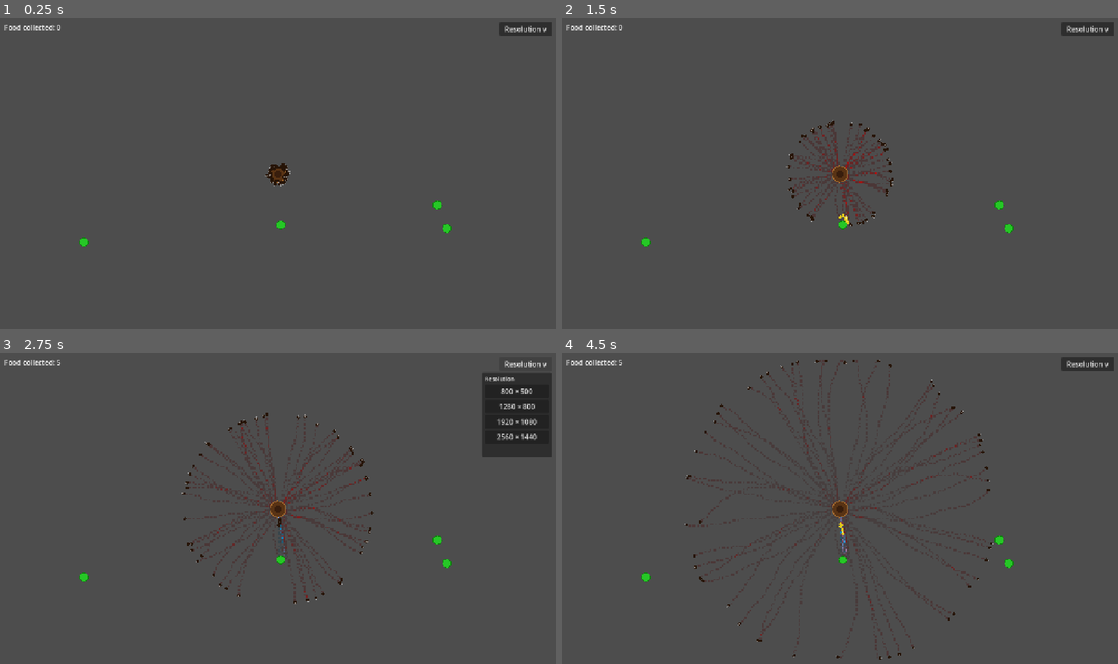
Above: before the commit, frames 1-4 (two rows, left to right).
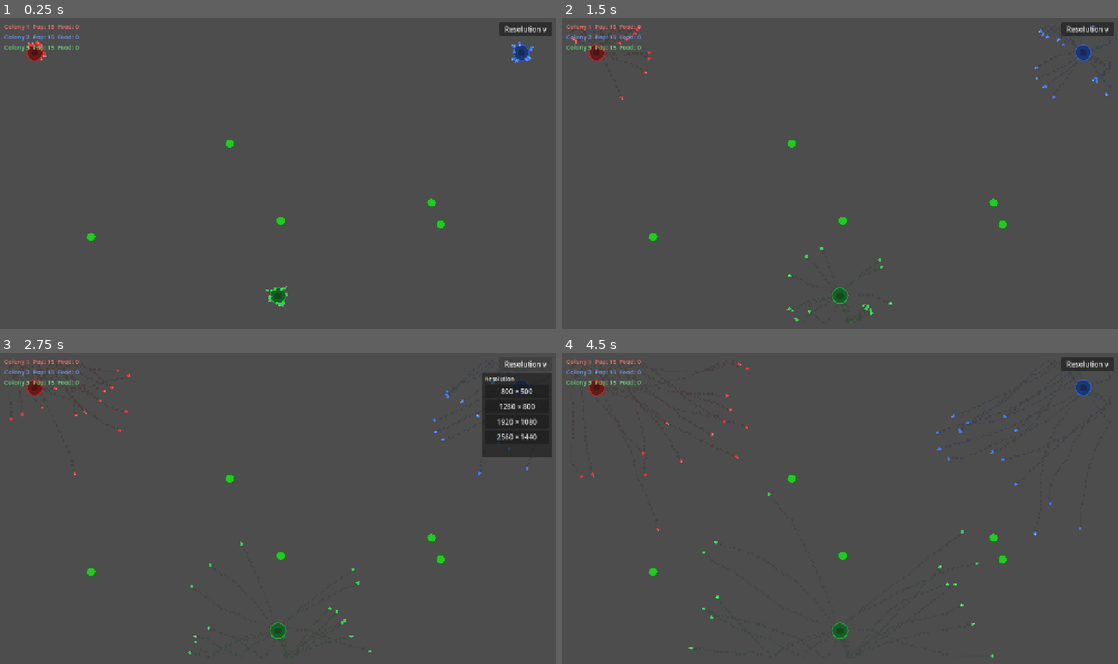
Above: after the commit, the same moments.

Repository: JustinBraben/the_colony
Game: Godot game, scene res://scenes/main.tscn
The game is run twice, just before and just after one commit, with the same random seed, the same clock (stepped at 60 frames per second) and the same inputs.
Inputs:
- Up to frame 1 (0.25 s): no input
- Up to frame 2 (1.5 s): click "Resolution v" at 0.5 s; click "800 × 500" at 1.25 s
- Up to frame 3 (2.75 s): click "Resolution v" at 2 s
- Up to frame 4 (4.5 s): click "1280 × 800" at 2.75 s; click "Resolution v" at 3.5 s; click "1920 × 1080" at 4.25 s

The runs differ from the first frame. In frame 1, 1.4% of the frame differs, in the area x 0-96%, y 1-93%; in frame 2, 1.8%; in frame 3, 1.8%; in frame 4, 2.0%, in the area x 0-96%, y 1-99%.

Commit message:
multiple colonies

Diff:
--- a/scenes/main.tscn
+++ b/scenes/main.tscn
@@ -1,8 +1,7 @@
-[gd_scene load_steps=5 format=3 uid="uid://colony_main1"]
+[gd_scene load_steps=4 format=3 uid="uid://colony_main1"]
 
 [ext_resource type="Script" path="res://scripts/main.gd" id="1_mainscr"]
 [ext_resource type="Script" path="res://scripts/pheromone_map.gd" id="2_pmapscr"]
-[ext_resource type="Script" path="res://scripts/colony.gd" id="3_colscr"]
 [ext_resource type="Script" path="res://scripts/resolution_menu.gd" id="4_resmenu"]
 
 [node name="Main" type="Node2D"]
@@ -11,8 +10,7 @@
 [node name="PheromoneMap" type="Node2D" parent="."]
 script = ExtResource("2_pmapscr")
 
-[node name="Colony" type="Node2D" parent="."]
-script = ExtResource("3_colscr")
+[node name="Colonies" type="Node2D" parent="."]
 
 [node name="FoodSources" type="Node2D" parent="."]
 
@@ -20,13 +18,11 @@
 
 [node name="UI" type="CanvasLayer" parent="."]
 
-[node name="Label" type="Label" parent="UI"]
+[node name="ColonyStats" type="VBoxContainer" parent="UI"]
 offset_left = 10.0
 offset_top = 10.0
-offset_right = 260.0
-offset_bottom = 38.0
-text = "Food collected: 0"
-theme_override_font_sizes/font_size = 16
+offset_right = 280.0
+offset_bottom = 80.0
 
 [node name="ResolutionMenu" type="Control" parent="UI"]
 anchor_right = 1.0
--- a/scripts/ant.gd
+++ b/scripts/ant.gd
@@ -1,3 +1,4 @@
+class_name Ant
 extends Node2D
 
 enum State { SEARCHING, RETURNING }
@@ -14,6 +15,8 @@
 var direction: float = 0.0
 var pheromone_map: Node2D = null
 var colony_position: Vector2 = Vector2.ZERO
+var colony_id: int = 0
+var colony_color: Color = Color.WHITE
 
 var _pheromone_timer: float = 0.0
 
@@ -51,13 +54,13 @@
 	var right_val: float
 
 	if state == State.SEARCHING:
-		left_val = pheromone_map.sample_food_pheromone(left_pos)
-		fwd_val = pheromone_map.sample_food_pheromone(fwd_pos)
-		right_val = pheromone_map.sample_food_pheromone(right_pos)
+		left_val = pheromone_map.sample_food_pheromone(left_pos, colony_id)
+		fwd_val = pheromone_map.sample_food_pheromone(fwd_pos, colony_id)
+		right_val = pheromone_map.sample_food_pheromone(right_pos, colony_id)
 	else:
-		left_val = pheromone_map.sample_home_pheromone(left_pos)
-		fwd_val = pheromone_map.sample_home_pheromone(fwd_pos)
-		right_val = pheromone_map.sample_home_pheromone(right_pos)
+		left_val = pheromone_map.sample_home_pheromone(left_pos, colony_id)
+		fwd_val = pheromone_map.sample_home_pheromone(fwd_pos, colony_id)
+		right_val = pheromone_map.sample_home_pheromone(right_pos, colony_id)
 
 	if fwd_val >= left_val and fwd_val >= right_val:
 		pass  # continue straight
@@ -97,9 +100,9 @@
 	if _pheromone_timer >= PHEROMONE_INTERVAL:
 		_pheromone_timer = 0.0
 		if state == State.SEARCHING:
-			pheromone_map.add_home_pheromone(global_position, PHEROMONE_STRENGTH)
+			pheromone_map.add_home_pheromone(global_position, PHEROMONE_STRENGTH, colony_id)
 		else:
-			pheromone_map.add_food_pheromone(global_position, PHEROMONE_STRENGTH)
+			pheromone_map.add_food_pheromone(global_position, PHEROMONE_STRENGTH, colony_id)
 
 
 func pick_up_food() -> void:
@@ -113,8 +116,7 @@
 
 
 func _draw() -> void:
-	var body_color := Color(0.9, 0.8, 0.1) if state == State.RETURNING else Color(0.15, 0.08, 0.03)
+	var body_color := colony_color.lightened(0.45) if state == State.RETURNING else colony_color
 	draw_circle(Vector2.ZERO, 3.5, body_color)
-	# Direction indicator
 	var tip := Vector2.from_angle(direction) * 5.5
-	draw_line(Vector2.ZERO, tip, Color(1.0, 1.0, 1.0, 0.45), 1.0)
+	draw_line(Vector2.ZERO, tip, Color(1.0, 1.0, 1.0, 0.4), 1.0)
--- a/scripts/colony.gd
+++ b/scripts/colony.gd
@@ -1,27 +1,72 @@
+class_name Colony
 extends Node2D
 
 const COLONY_RADIUS := 18.0
-const ANT_COUNT := 60
+const INITIAL_ANTS := 15
+const MAX_POPULATION := 35
+const FOOD_PER_ANT := 5
 
+var colony_id: int = 0
+var colony_color: Color = Color.WHITE
+var population: int = 0
 var food_collected: int = 0
+var food_for_reproduction: int = 0
+var is_alive: bool = true
+
+var _pheromone_map: Node2D
+var _ants_container: Node2D
+var _ant_scene: PackedScene
 
 
-func setup(pheromone_map: Node2D, ants_container: Node2D) -> void:
-	var ant_scene := preload("res://scenes/ant.tscn")
-	var origin := global_position
-	for i in range(ANT_COUNT):
-		var ant := ant_scene.instantiate()
-		ants_container.add_child(ant)
-		ant.global_position = origin + Vector2(randf_range(-5.0, 5.0), randf_range(-5.0, 5.0))
-		ant.pheromone_map = pheromone_map
-		ant.colony_position = origin
+func setup(id: int, color: Color, p_pheromone_map: Node2D, p_ants_container: Node2D) -> void:
+	colony_id = id
+	colony_color = color
+	_pheromone_map = p_pheromone_map
+	_ants_container = p_ants_container
+	_ant_scene = preload("res://scenes/ant.tscn")
+
+	population = 0
+	food_collected = 0
+	food_for_reproduction = 0
+	is_alive = true
+
+	for i in range(INITIAL_ANTS):
+		spawn_ant()
+
+
+func spawn_ant() -> void:
+	if population >= MAX_POPULATION or not is_alive:
+		return
+	var ant := _ant_scene.instantiate()
+	_ants_container.add_child(ant)
+	ant.global_position = global_position + Vector2(randf_range(-5.0, 5.0), randf_range(-5.0, 5.0))
+	ant.pheromone_map = _pheromone_map
+	ant.colony_position = global_position
+	ant.colony_id = colony_id
+	ant.colony_color = colony_color
+	population += 1
 
 
 func collect_food() -> void:
 	food_collected += 1
+	food_for_reproduction += 1
+	if food_for_reproduction >= FOOD_PER_ANT:
+		food_for_reproduction = 0
+		spawn_ant()
+
+
+func on_ant_died() -> void:
+	population -= 1
+	if population <= 0:
+		population = 0
+		is_alive = false
 
 
 func _draw() -> void:
-	draw_circle(Vector2.ZERO, COLONY_RADIUS, Color(0.35, 0.20, 0.08))
-	draw_arc(Vector2.ZERO, COLONY_RADIUS, 0.0, TAU, 32, Color(0.65, 0.42, 0.18), 2.5)
-	draw_circle(Vector2.ZERO, COLONY_RADIUS * 0.45, Color(0.22, 0.12, 0.05))
+	if not is_alive:
+		return
+	var dark := colony_color.darkened(0.55)
+	var mid := colony_color.darkened(0.25)
+	draw_circle(Vector2.ZERO, COLONY_RADIUS, dark)
+	draw_arc(Vector2.ZERO, COLONY_RADIUS, 0.0, TAU, 32, mid, 2.5)
+	draw_circle(Vector2.ZERO, COLONY_RADIUS * 0.45, colony_color.darkened(0.65))
--- a/scripts/food.gd
+++ b/scripts/food.gd
@@ -1,24 +1,41 @@
+class_name Food
 extends Node2D
 
 const BASE_RADIUS := 10.0
+const RESPAWN_TIME := 20.0
+const RESPAWN_QUANTITY := 50
 
 var quantity: int = 50:
 	set(v):
 		quantity = v
 		queue_redraw()
 
+var _respawn_timer: float = -1.0
+
 
 func take_food() -> bool:
 	if quantity <= 0:
 		return false
 	quantity -= 1
+	if quantity == 0:
+		_respawn_timer = RESPAWN_TIME
 	return true
+
+
+func _process(delta: float) -> void:
+	if _respawn_timer > 0.0:
+		_respawn_timer -= delta
+		if _respawn_timer <= 0.0:
+			_respawn_timer = -1.0
+			quantity = RESPAWN_QUANTITY
 
 
 func _draw() -> void:
 	if quantity <= 0:
+		# Show a faint outline while respawning
+		draw_arc(Vector2.ZERO, BASE_RADIUS * 0.4, 0.0, TAU, 16, Color(0.1, 0.35, 0.1, 0.4), 1.0)
 		return
-	var t := float(quantity) / 50.0
+	var t := float(quantity) / float(RESPAWN_QUANTITY)
 	var radius := BASE_RADIUS * (0.4 + 0.6 * t)
 	draw_circle(Vector2.ZERO, radius, Color(0.15, 0.78, 0.15))
 	draw_arc(Vector2.ZERO, radius, 0.0, TAU, 24, Color(0.05, 0.50, 0.05), 1.5)
--- a/scripts/main.gd
+++ b/scripts/main.gd
@@ -1,71 +1,155 @@
 extends Node2D
 
 @onready var pheromone_map: Node2D = $PheromoneMap
-@onready var colony: Node2D = $Colony
+@onready var colonies_container: Node2D = $Colonies
 @onready var food_sources: Node2D = $FoodSources
 @onready var ants_container: Node2D = $Ants
-@onready var food_label: Label = $UI/Label
+@onready var colony_stats: VBoxContainer = $UI/ColonyStats
 
-const FOOD_SOURCE_COUNT := 4
+const COLONY_COUNT := 3
+const COLONY_COLORS: Array[Color] = [
+	Color(0.90, 0.22, 0.22),  # red
+	Color(0.25, 0.48, 1.00),  # blue
+	Color(0.20, 0.82, 0.32),  # green
+]
+const FIGHT_RANGE := 8.0
+const FOOD_SOURCE_COUNT := 5
 const FOOD_QUANTITY := 50
+const COLONY_MARGIN := 80.0
+
+var _colonies: Array[Colony] = []
+var _stat_labels: Array[Label] = []
 
 
 func _ready() -> void:
-	var viewport_size := get_viewport_rect().size
-	colony.position = viewport_size / 2.0
-	_spawn_food(viewport_size)
-	colony.setup(pheromone_map, ants_container)
+	pheromone_map.reinitialize(COLONY_COUNT, COLONY_COLORS)
+	_spawn_food(get_viewport_rect().size)
+	_spawn_colonies(get_viewport_rect().size)
+	_build_stat_labels()
 	get_viewport().size_changed.connect(_on_viewport_resized)
 
 
 func _process(_delta: float) -> void:
-	food_label.text = "Food collected: %d" % colony.food_collected
 	_check_interactions()
+	_update_stats()
+
+
+func _spawn_colonies(vp: Vector2) -> void:
+	var positions: Array[Vector2] = [
+		Vector2(COLONY_MARGIN, COLONY_MARGIN),
+		Vector2(vp.x - COLONY_MARGIN, COLONY_MARGIN),
+		Vector2(vp.x / 2.0, vp.y - COLONY_MARGIN),
+	]
+	for i in range(COLONY_COUNT):
+		var col := Colony.new()
+		colonies_container.add_child(col)
+		col.global_position = positions[i]
+		col.setup(i, COLONY_COLORS[i], pheromone_map, ants_container)
+		_colonies.append(col)
+
+
+func _build_stat_labels() -> void:
+	for child in colony_stats.get_children():
+		child.queue_free()
+	_stat_labels.clear()
+	for i in range(COLONY_COUNT):
+		var lbl := Label.new()
+		lbl.add_theme_font_size_override("font_size", 14)
+		lbl.add_theme_color_override("font_color", COLONY_COLORS[i].lightened(0.3))
+		colony_stats.add_child(lbl)
+		_stat_labels.append(lbl)
+
+
+func _update_stats() -> void:
+	for i in range(_colonies.size()):
+		var col: Colony = _colonies[i]
+		if col.is_alive:
+			_stat_labels[i].text = "Colony %d  Pop: %d  Food: %d" % [i + 1, col.population, col.food_collected]
+		else:
+			_stat_labels[i].text = "Colony %d  ELIMINATED" % (i + 1)
+
+
+func _check_interactions() -> void:
+	# Gather all living ants once per frame
+	var all_ants: Array[Ant] = []
+	for node in ants_container.get_children():
+		var ant := node as Ant
+		if ant != null and ant.is_inside_tree():
+			all_ants.append(ant)
+
+	var dead: Array[Ant] = []
+
+	# Food pickup and colony delivery
+	for ant: Ant in all_ants:
+		if ant in dead:
+			continue
+		if ant.state == Ant.State.SEARCHING:
+			for node in food_sources.get_children():
+				var food := node as Food
+				if food == null or food.quantity <= 0:
+					continue
+				if ant.global_position.distance_to(food.global_position) < 12.0:
+					if food.take_food():
+						ant.pick_up_food()
+						break
+		elif ant.state == Ant.State.RETURNING:
+			var col: Colony = _colonies[ant.colony_id]
+			if ant.global_position.distance_to(col.global_position) < Colony.COLONY_RADIUS:
+				col.collect_food()
+				ant.deliver_food()
+
+	# Combat: O(n²) between ants of different colonies
+	for i in range(all_ants.size()):
+		var a: Ant = all_ants[i]
+		if a in dead:
+			continue
+		for j in range(i + 1, all_ants.size()):
+			var b: Ant = all_ants[j]
+			if b in dead:
+				continue
+			if a.colony_id == b.colony_id:
+				continue
+			if a.global_position.distance_to(b.global_position) <= FIGHT_RANGE:
+				dead.append(a)
+				dead.append(b)
+				break
+
+	# Apply deaths
+	for ant: Ant in dead:
+		if ant.is_inside_tree():
+			_colonies[ant.colony_id].on_ant_died()
+			ant.queue_free()
+
+	# Redraw any newly eliminated colonies
+	for col: Colony in _colonies:
+		if not col.is_alive:
+			col.queue_redraw()
+
+
+func _spawn_food(vp: Vector2) -> void:
+	var food_scene := preload("res://scenes/food.tscn")
+	var margin := 120.0
+	for i in range(FOOD_SOURCE_COUNT):
+		var food := food_scene.instantiate() as Food
+		food.quantity = FOOD_QUANTITY
+		food_sources.add_child(food)
+		food.global_position = Vector2(
+			randf_range(margin, vp.x - margin),
+			randf_range(margin, vp.y - margin)
+		)
 
 
 func _on_viewport_resized() -> void:
-	# Clear first so queue_free completes before new nodes are added
 	for child in ants_container.get_children():
 		child.queue_free()
 	for child in food_sources.get_children():
 		child.queue_free()
+	for child in colonies_container.get_children():
+		child.queue_free()
+	_colonies.clear()
 	await get_tree().process_frame
 	var vp := get_viewport_rect().size
-	colony.position = vp / 2.0
-	colony.food_collected = 0
-	pheromone_map.reinitialize()
+	pheromone_map.reinitialize(COLONY_COUNT, COLONY_COLORS)
 	_spawn_food(vp)
-	colony.setup(pheromone_map, ants_container)
-
-
-func _check_interactions() -> void:
-	for ant in ants_container.get_children():
-		if not ant.is_inside_tree():
-			continue
-
-		if ant.state == ant.State.SEARCHING:
-			for food in food_sources.get_children():
-				if food.quantity > 0:
-					if ant.global_position.distance_to(food.global_position) < 12.0:
-						if food.take_food():
-							ant.pick_up_food()
-							break
-
-		elif ant.state == ant.State.RETURNING:
-			if ant.global_position.distance_to(colony.global_position) < colony.COLONY_RADIUS:
-				colony.collect_food()
-				ant.deliver_food()
-
-
-func _spawn_food(viewport_size: Vector2) -> void:
-	var food_scene := preload("res://scenes/food.tscn")
-	var margin := 100.0
-
-	for i in range(FOOD_SOURCE_COUNT):
-		var food := food_scene.instantiate()
-		food.quantity = FOOD_QUANTITY
-		food_sources.add_child(food)
-		food.global_position = Vector2(
-			randf_range(margin, viewport_size.x - margin),
-			randf_range(margin, viewport_size.y - margin)
-		)
+	_spawn_colonies(vp)
+	_build_stat_labels()
--- a/scripts/pheromone_map.gd
+++ b/scripts/pheromone_map.gd
@@ -1,8 +1,8 @@
 extends Node2D
 
-## Grid-based pheromone map with two layers:
-##   food_pheromones - dropped by ants carrying food (guides searchers to food)
-##   home_pheromones - dropped by searching ants (guides returning ants home)
+## Grid-based pheromone map supporting N colony layers.
+## Each colony has its own food and home pheromone channel.
+## Trails are visualised with each colony's colour, blended where they overlap.
 
 const CELL_SIZE := 4
 const EVAPORATION_RATE := 0.9975
@@ -10,8 +10,11 @@
 
 var grid_width: int
 var grid_height: int
-var food_pheromones: PackedFloat32Array
-var home_pheromones: PackedFloat32Array
+var colony_count: int = 0
+
+var colony_food: Array[PackedFloat32Array] = []
+var colony_home: Array[PackedFloat32Array] = []
+var colony_colors: Array[Color] = []
 
 var _image: Image
 var _texture: ImageTexture
@@ -25,19 +28,26 @@
 	_sprite.scale = Vector2(CELL_SIZE, CELL_SIZE)
 	_sprite.texture_filter = CanvasItem.TEXTURE_FILTER_NEAREST
 	add_child(_sprite)
-	reinitialize()
 
 
-func reinitialize() -> void:
+func reinitialize(count: int, colors: Array[Color]) -> void:
+	colony_count = count
+	colony_colors = colors
+
 	var viewport_size := get_viewport_rect().size
 	grid_width = int(viewport_size.x) / CELL_SIZE
 	grid_height = int(viewport_size.y) / CELL_SIZE
 
 	var total := grid_width * grid_height
-	food_pheromones = PackedFloat32Array()
-	food_pheromones.resize(total)
-	home_pheromones = PackedFloat32Array()
-	home_pheromones.resize(total)
+	colony_food.clear()
+	colony_home.clear()
+	for i in range(colony_count):
+		var food_arr := PackedFloat32Array()
+		food_arr.resize(total)
+		colony_food.append(food_arr)
+		var home_arr := PackedFloat32Array()
+		home_arr.resize(total)
+		colony_home.append(home_arr)
 
 	_image = Image.create(grid_width, grid_height, false, Image.FORMAT_RGBA8)
 	_texture = ImageTexture.create_from_image(_image)
@@ -48,6 +58,8 @@
 
 
 func _process(delta: float) -> void:
+	if colony_count == 0:
+		return
 	_evaporate()
 	_texture_timer += delta
 	if _texture_timer >= TEXTURE_UPDATE_INTERVAL:
@@ -56,23 +68,35 @@
 
 
 func _evaporate() -> void:
-	for i in range(food_pheromones.size()):
-		food_pheromones[i] *= EVAPORATION_RATE
-		home_pheromones[i] *= EVAPORATION_RATE
+	for c in range(colony_count):
+		var food := colony_food[c]
+		var home := colony_home[c]
+		for i in range(food.size()):
+			food[i] *= EVAPORATION_RATE
+			home[i] *= EVAPORATION_RATE
 
 
 func _update_texture() -> void:
-	for i in range(food_pheromones.size()):
+	var total := grid_width * grid_height
+	for i in range(total):
 		var x := i % grid_width
 		var y := i / grid_width
-		var food := minf(food_pheromones[i], 1.0)
-		var home := minf(home_pheromones[i], 1.0)
-		var alpha := maxf(food, home) * 0.85
-		if alpha < 0.01:
+		var r := 0.0
+		var g := 0.0
+		var b := 0.0
+		var a := 0.0
+		for c in range(colony_count):
+			var strength := maxf(colony_food[c][i], colony_home[c][i]) * 0.7
+			if strength > 0.005:
+				var col := colony_colors[c]
+				r += col.r * strength
+				g += col.g * strength
+				b += col.b * strength
+				a = maxf(a, strength)
+		if a < 0.01:
 			_image.set_pixel(x, y, Color(0, 0, 0, 0))
 		else:
-			# food = blue-green teal, home = warm orange
-			_image.set_pixel(x, y, Color(home * 0.85, food * 0.65, food * 0.95, alpha))
+			_image.set_pixel(x, y, Color(minf(r, 1.0), minf(g, 1.0), minf(b, 1.0), a * 0.85))
 	_texture.update(_image)
 
 
@@ -82,19 +106,19 @@
 	return y * grid_width + x
 
 
-func add_food_pheromone(world_pos: Vector2, amount: float) -> void:
+func add_food_pheromone(world_pos: Vector2, amount: float, colony_id: int) -> void:
 	var idx := _world_to_idx(world_pos)
-	food_pheromones[idx] = minf(food_pheromones[idx] + amount, 1.0)
+	colony_food[colony_id][idx] = minf(colony_food[colony_id][idx] + amount, 1.0)
 
 
-func add_home_pheromone(world_pos: Vector2, amount: float) -> void:
+func add_home_pheromone(world_pos: Vector2, amount: float, colony_id: int) -> void:
 	var idx := _world_to_idx(world_pos)
-	home_pheromones[idx] = minf(home_pheromones[idx] + amount, 1.0)
+	colony_home[colony_id][idx] = minf(colony_home[colony_id][idx] + amount, 1.0)
 
 
-func sample_food_pheromone(world_pos: Vector2) -> float:
-	return food_pheromones[_world_to_idx(world_pos)]
+func sample_food_pheromone(world_pos: Vector2, colony_id: int) -> float:
+	return colony_food[colony_id][_world_to_idx(world_pos)]
 
 
-func sample_home_pheromone(world_pos: Vector2) -> float:
-	return home_pheromones[_world_to_idx(world_pos)]
+func sample_home_pheromone(world_pos: Vector2, colony_id: int) -> float:
+	return colony_home[colony_id][_world_to_idx(world_pos)]
Not shown, changed: .gitignore
